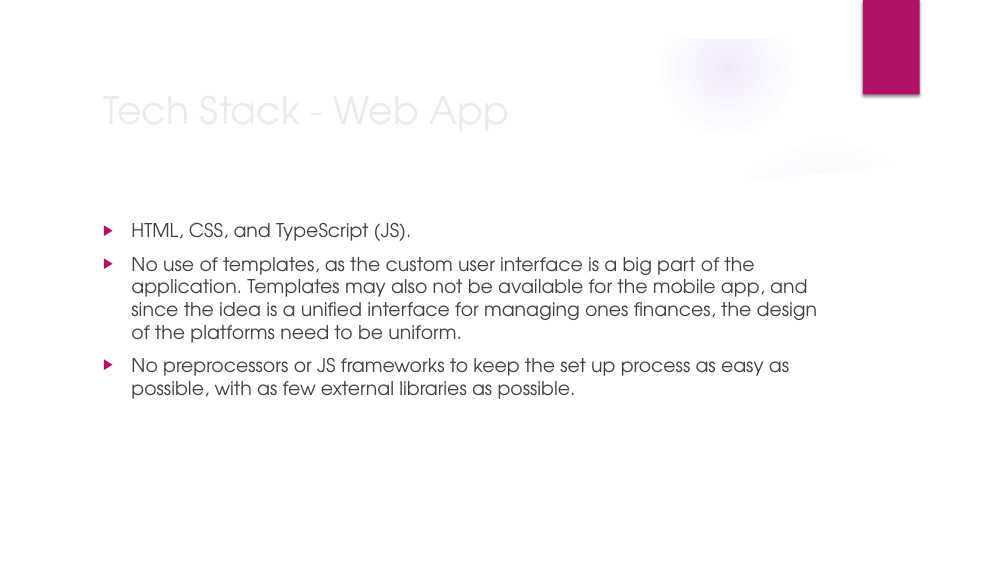
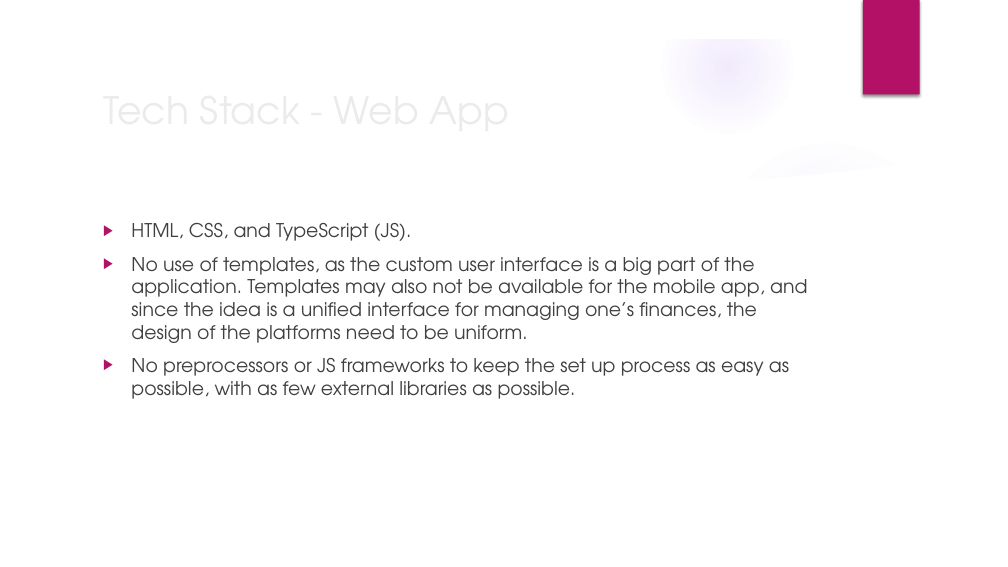
Before and after one commit to Xtrendence/CryptoShare, a slide deck: slide 6 of docs/Meetings/3/3.pptx. Drawn at 1008x567 pixels with LibreOffice and Linux fonts; fonts in the diff are those of the drawing; background and template pictures are left out. Boxes give left, top, right and bottom in pixels: in the first picture for what was removed or moved away, otherwise in the second. Text is boxed around its words. In the diff, an @@ line names an element or a change of style, - is before the commit and + after.

```diff
--- a/docs/Meetings/3/3.pptx
+++ b/docs/Meetings/3/3.pptx
@@ text at (x1=131, y1=257, x2=807, y2=343): text changed @@
-▶ No use of templates, as the custom user interface is a big part of the application. Templates may also not be available for the mobile app, and since the idea is a unified interface for managing ones finances, the design of the platforms need to be uniform.
+▶ No use of templates, as the custom user interface is a big part of the application. Templates may also not be available for the mobile app, and since the idea is a unified interface for managing one’s finances, the design of the platforms need to be uniform.
```
Also in this commit, not shown: 5 other slides changed, 1 slide removed.
